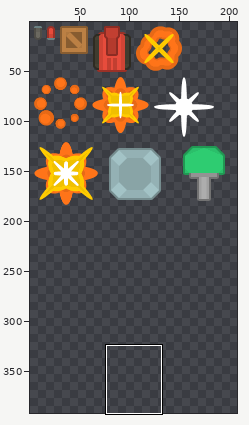
Two versions of one sprite sheet, dist/assets/images/objects.png. The picture above shows the old version from afar; the outline marks the close-up.
Close-up. Old version:
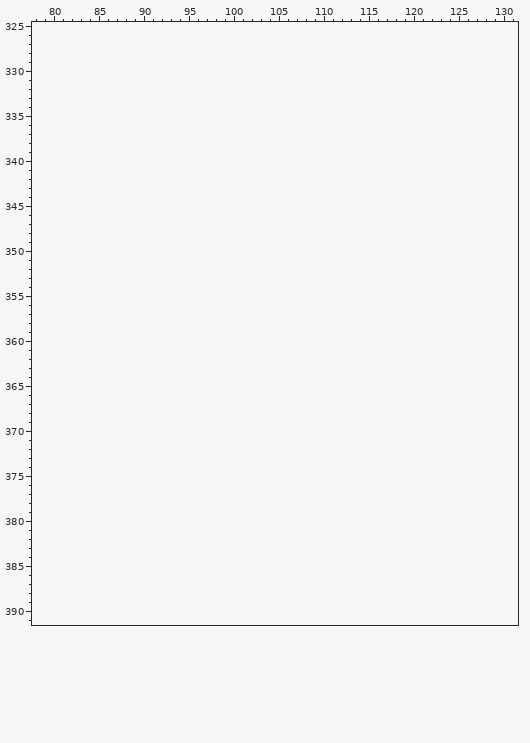
The file is 212x190 pixels. Pixels under 10% opacity are left out. Colours within 5 levels of each other are drawn and written as one. Shown: x 78..131, y 325..391. The old version is drawn lined up with the new one, on the new canvas. The wide view leaves out empty margins. The commit also changed other parts of the picture, which this record leaves out.
The result:
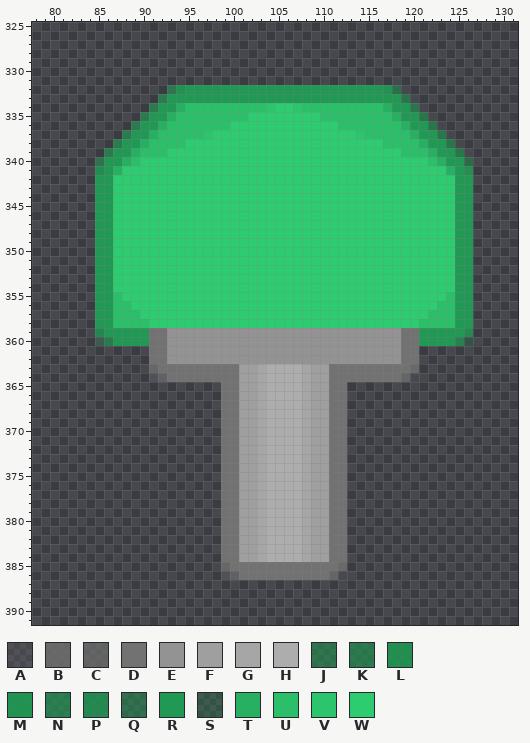
Palette (. is transparent): A #7171713f  B #717171cf  C #727272af  D #727272  E #939393  F #9f9f9f  G #a6a6a6  H #adadad  J #2098528f  K #2098529f  L #209852df  M #209852ef  N #209853af  P #209853cf  Q #2099527f  R #219853  S #209a513f  T #27b061  U #2bbf6a  V #2cc56d  W #2ecc71
The edit:
canvas 212x190 -> 212x397
Colour A now appears in row 364 at x 91 and 120; in row 386 at x 99 and 112.
Colour B now appears in row 363 at x 91 and 120; in row 385 at x 99 and 112.
Colour C now appears in row 364 at x 92 and 119; in row 386 at x 100 and 111.
Colour D now appears in rows 359 to 362 at x 91 to 92 and 119 to 120; in row 363 at x 92 to 100 and 111 to 119; in row 364 at x 93 to 100 and 111 to 118; in rows 365 to 384 at x 99 to 100 and 111 to 112; in row 385 at x 100 to 111; in row 386 at x 101 to 110.
Colour E now appears in rows 359 to 362 at x 93 to 118.
Colour F now appears in rows 363 to 384 at x 101 to 102 and 109 to 110.
Colour G now appears in rows 363 to 384 at x 103 and 108.
Colour H now appears in rows 363 to 384 at x 104 to 107.
Colour J now appears in row 332 at x 93 and 118.
Colour K now appears in row 333 at x 92 and 119; in row 334 at x 91 and 120; in row 335 at x 90 and 121; in row 336 at x 89 and 122; in row 337 at x 88 and 123; in row 338 at x 87 and 124.
Colour K now appears in row 339 at x 86 and 125.
Colour L now appears in row 341 at x 85 and 126.
Colour M now appears in row 332 at x 94 and 117.
Colour N now appears in row 360 at x 86 and 125.
Colour P now appears in row 359 at x 85 and 126.
Colour Q now appears in row 340 at x 85 and 126.
Colour R now appears in row 332 at x 95 to 116; in row 333 at x 93 to 118; in row 334 at x 92 to 93 and 118 to 119; in row 335 at x 91 to 92 and 119 to 120; in row 336 at x 90 to 91 and 120 to 121; in row 337 at x 89 to 90 and 121 to 122.
Colour R now appears in row 338 at x 88 to 89 and 122 to 123; in row 339 at x 87 to 88 and 123 to 124; in row 340 at x 86 to 87 and 124 to 125; in row 341 at x 86 and 125; in rows 342 to 358 at x 85 to 86 and 125 to 126; in row 359 at x 86 to 90 and 121 to 125.
Colour R now appears in row 360 at x 87 to 90 and 121 to 124.
Colour S now appears in row 360 at x 85 and 126.
Colour T now appears in row 334 at x 94 and 117; in row 335 at x 93 and 118; in row 336 at x 92 and 119; in row 337 at x 91 and 120; in row 338 at x 90 and 121; in row 339 at x 89 and 122.
Colour T now appears in row 340 at x 88 and 123; in row 341 at x 87 and 124.
Colour U now appears in row 334 at x 95 to 103 and 108 to 116; in row 335 at x 94 to 101 and 110 to 117; in row 336 at x 93 to 99 and 112 to 118; in row 337 at x 92 to 96 and 115 to 119; in row 338 at x 91 to 94 and 117 to 120; in row 339 at x 90 to 92 and 119 to 121.
Colour U now appears in row 340 at x 89 and 122; in row 355 at x 87 and 124; in row 356 at x 87 to 88 and 123 to 124; in row 357 at x 87 to 89 and 122 to 124; in row 358 at x 87 to 90 and 121 to 124.
Colour V now appears in row 334 at x 104 and 107; in row 337 at x 97 and 114.
Colour W now appears in row 334 at x 105 to 106; in row 335 at x 102 to 109; in row 336 at x 100 to 111; in row 337 at x 98 to 113; in row 338 at x 95 to 116; in row 339 at x 93 to 118.
Colour W now appears in row 340 at x 90 to 121; in row 341 at x 88 to 123; in rows 342 to 354 at x 87 to 124; in row 355 at x 88 to 123; in row 356 at x 89 to 122; in row 357 at x 90 to 121.
Colour W now appears in row 358 at x 91 to 120.
